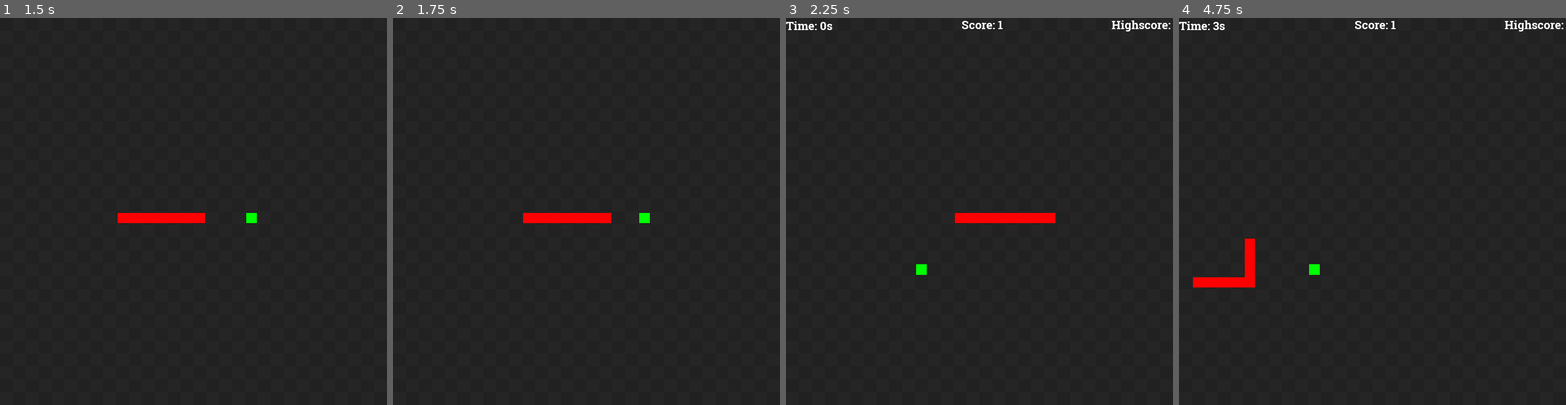
Above: before the commit, frames 1-4 (left to right).
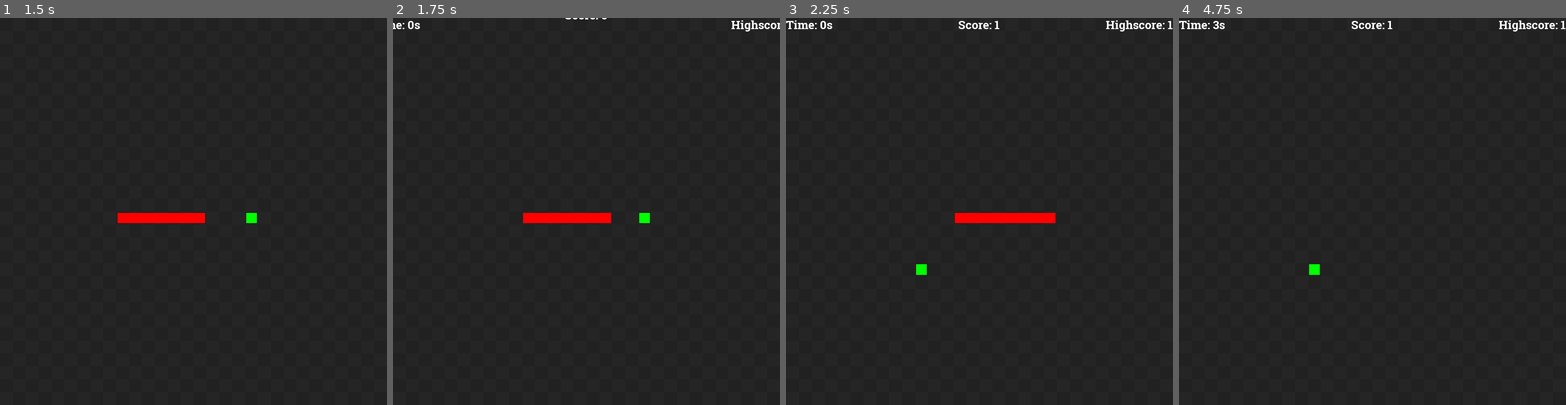
Above: after the commit, the same moments.

Repository: vesk4000/Godol-Snake
Game: Godot game, scene res://Level.tscn
The game is run twice, just before and just after one commit, with the same random seed, the same clock (stepped at 60 frames per second) and the same inputs.
Inputs (mouse positions are in pixels of both pictures, inside the frame that each line leads up to):
- Up to frame 1 (1.5 s): click "Play" at 0.5 s; click "Play" at 1.25 s
- Up to frame 2 (1.75 s): no input
- Up to frame 3 (2.25 s): move the mouse to (1064, 192) at 2.02 s; hold Right (ui_right) from 2.03 s (still down); hold Shift (sprint) from 2.03 s (still down)
- Up to frame 4 (4.75 s): move the mouse to (1295, 230) at 2.77 s; release Right (ui_right) at 2.78 s; release Shift (sprint) at 2.78 s; hold Down (ui_down) 2.78-3.53 s; tap Shift (sprint) at 2.85, 4.35 s; move the mouse to (1411, 126) at 3.52 s; hold Right (ui_right) 3.53-4.28 s; hold Shift (sprint) 3.53-4.28 s; move the mouse to (1353, 288) at 4.27 s; hold Up (ui_up) from 4.28 s (still down)

Frame 1 is identical in both runs. In frame 2, 0.3% of the frame differs, in the area x 0-100%, y 0-4%; in frame 3, 0.5%; in frame 4, 1.2%, in the area x 0-100%, y 0-70%.

Commit message:
Change HUD UI

Diff:
--- a/Godol' Snake/Fruit.gd
+++ b/Godol' Snake/Fruit.gd
@@ -28,8 +28,8 @@
 	position = _pos
 
 func _random_position() -> Vector2:
-	var _ans = Vector2(Global.rng.randi_range(0, floor(Global.screen_width / Global.tile_size)),
-		Global.rng.randi_range(0, floor(Global.screen_height / Global.tile_size)))
+	var _ans = Vector2(Global.rng.randi_range(0, floor(Global.base_width / Global.tile_size)),
+		Global.rng.randi_range(0, floor(Global.base_height / Global.tile_size)))
 	_ans.x = _ans.x * Global.tile_size
 	_ans.y = _ans.y * Global.tile_size
 	return _ans
--- a/Godol' Snake/Global.gd
+++ b/Godol' Snake/Global.gd
@@ -11,34 +11,72 @@
 
 const FlickerNode = preload("res://Flicker.tscn")
 
+var save_path = "user://save.cfg"
+var config = ConfigFile.new()
+var load_response = config.load(save_path)
+
+var highscore = 0 setget _set_highscore, _get_highscore
+func _set_highscore(_highscore):
+	highscore = _highscore
+	print(load_response)
+	print(OK)
+	if load_response == OK:
+		config.set_value("PlayerData", "Highscore", _highscore)
+		config.save(save_path)
+func _get_highscore():
+	if load_response == OK:
+		highscore = config.get_value("PlayerData", "Highscore")
+	return highscore
+
 func _ready():
-	pass
+	if load_response == OK:
+		if not config.has_section_key("PlayerData", "Highscore"):
+			config.set_value("PlayerData", "Highscore", 0)
+			config.save(save_path)
 
 func restart():
 	SnakeHead = get_node("../Level/Node2D/SnakeHead")
 
 # Globalise screen_width and screen_height
-var screen_width = ProjectSettings.get_setting("display/window/size/width") \
+var screen_width = ProjectSettings.get_setting("display/window/size/test_width") \
 		setget _set_screen_width, _get_screen_width
 func _set_screen_width(var _new_value):
 	screen_width = _new_value
-	ProjectSettings.set_setting("display/window/size/width", _new_value)
+	ProjectSettings.set_setting("display/window/size/test_width", _new_value)
 	OS.window_size = Vector2(_new_value, OS.window_size.y)
 func _get_screen_width():
-	return ProjectSettings.get_setting("display/window/size/width")
-var screen_height = ProjectSettings.get_setting("display/window/size/height") \
+	return ProjectSettings.get_setting("display/window/size/test_width")
+var screen_height = ProjectSettings.get_setting("display/window/size/test_height") \
 		setget _set_screen_height, _get_screen_height
 func _set_screen_height(var _new_value):
 	screen_height = _new_value
+	ProjectSettings.set_setting("display/window/size/test_height", _new_value)
+	OS.window_size = Vector2(OS.window_size.x, _new_value)
+func _get_screen_height():
+	return ProjectSettings.get_setting("display/window/size/test_height")
+
+# Globalise base_width and base_height
+var base_width = ProjectSettings.get_setting("display/window/size/width") \
+		setget _set_base_width, _get_base_width
+func _set_base_width(var _new_value):
+	base_width = _new_value
+	ProjectSettings.set_setting("display/window/size/width", _new_value)
+	OS.window_size = Vector2(_new_value, OS.window_size.y)
+func _get_base_width():
+	return ProjectSettings.get_setting("display/window/size/width")
+var base_height = ProjectSettings.get_setting("display/window/size/height") \
+		setget _set_base_height, _get_base_height
+func _set_base_height(var _new_value):
+	base_height = _new_value
 	ProjectSettings.set_setting("display/window/size/height", _new_value)
 	OS.window_size = Vector2(OS.window_size.x, _new_value)
-func _get_screen_height():
+func _get_base_height():
 	return ProjectSettings.get_setting("display/window/size/height")
 
 const MenuPause = preload("res://UI/MenuPause.tscn")
 
 func _process(_delta):
-	if Input.is_action_just_pressed("pause") and SnakeHead.game_state != SnakeHead.GameStates.PAUSED:
+	if Input.is_action_just_pressed("pause") and SnakeHead.game_state == SnakeHead.GameStates.RUNNING:
 		SnakeHead.game_state = SnakeHead.GameStates.PAUSED
 		var menu_pause = MenuPause.instance()
 		get_parent().get_node("Level/GUI").add_child(menu_pause)
--- a/Godol' Snake/SnakeHead.gd
+++ b/Godol' Snake/SnakeHead.gd
@@ -2,7 +2,7 @@
 
 
 # Game states
-enum GameStates {PAUSED, RUNNING, DYING, DIED}
+enum GameStates {PAUSED, RUNNING, DYING, DIED, WINNING, WON}
 var game_state = GameStates.PAUSED
 var game_has_started = false
 
@@ -33,6 +33,7 @@
 # Death
 var flicker
 const GameOverMenu = preload("res://UI/GameOverMenu.tscn")
+const YouWinMenu = preload("res://UI/YouWinMenu.tscn")
 
 # Setup
 func _ready():
@@ -61,10 +62,10 @@
 	# Handle time
 	time += delta
 	if(time >= 60):
-		get_parent().get_parent().get_node("GUI/HUD/Time").text = \
+		get_parent().get_parent().get_node("GUI/HUD/HBoxContainer/Time").text = \
 				"Time: " + str(int(time) / 60) + "m " + str(int(time) % 60) + "s"
 	else:
-		get_parent().get_parent().get_node("GUI/HUD/Time").text = \
+		get_parent().get_parent().get_node("GUI/HUD/HBoxContainer/Time").text = \
 				"Time: " + str(int(time)) + "s"
 
 	# Handle Direction
@@ -80,6 +81,11 @@
 	fps_counter += 1
 	if fps_counter >= move_frames_per_forced_frame:
 		fps_counter = 0
+
+		# Check for Win
+		if tail.size() + 1 >= (Global.base_height / Global.tile_size) * (Global.base_height / Global.tile_size):
+			win()
+			return
 
 		# Check for collision with the rest of the snake
 		var has_collided = false
@@ -133,22 +139,35 @@
 	Global.quick_timer(self, 3, "has_died")
 	flicker = Global.quick_flicker(self, 0.25, "hide_snake", "show_snake")
 
-func hide_snake():
-	self.visible = false
-	for i in range(tail.size()):
-		tail[i].visible = false
-
-func show_snake():
-	self.visible = true
-	for i in range(tail.size()):
-		tail[i].visible = true
-
 func has_died():
 	flicker.queue_free()
 	call_deferred("show_snake")
 	game_state = GameStates.DIED
 	var game_over_menu = GameOverMenu.instance()
 	get_node("../../GUI").add_child(game_over_menu)
+
+# Handle Win
+func win():
+	game_state = GameStates.WINNING
+	Global.quick_timer(self, 3, "has_won")
+	flicker = Global.quick_flicker(self, 0.15, "hide_snake", "show_snake")
+
+func has_won():
+	flicker.queue_free()
+	call_deferred("show_snake")
+	game_state = GameStates.WON
+	var you_win_menu = YouWinMenu.instance()
+	get_node("../../GUI").add_child(you_win_menu)
+
+func hide_snake():
+	self.visible = false
+	for i in range(tail.size()):
+		tail[i].visible = false
+
+func show_snake():
+	self.visible = true
+	for i in range(tail.size()):
+		tail[i].visible = true
 
 
 # Gets the input and sets the direction of the snake accordingly
@@ -178,7 +197,9 @@
 func _eat_fruit():
 	tail_to_add += 1
 	score += 1
-	get_parent().get_parent().get_node("GUI/HUD/Score").text = "Score: " + str(score)
+	get_parent().get_parent().get_node("GUI/HUD/HBoxContainer/Score").text = "Score: " + str(score)
+	if score > Global.highscore:
+		Global.highscore = score
 
 # Animate each part of the snake
 # checks where the _check part of the snake is comapred to the _root
--- a/Godol' Snake/UI/HUD.gd
+++ b/Godol' Snake/UI/HUD.gd
@@ -1,6 +1,14 @@
 extends Control
 
 func _ready():
-	Global.quick_tween(get_node("Time"), "anchor_left", -0.5, 0, 0.5)
-	Global.quick_tween(get_node("Score"), "anchor_top", -0.5, 0, 0.5)
-	Global.quick_tween(get_node("Highscore"), "anchor_left", 1.5, 1, 0.5)
+#	Global.quick_tween(get_node("Time"), "anchor_left", -0.5, 0, 0.5)
+#	Global.quick_tween(get_node("Score"), "anchor_top", -0.5, 0, 0.5)
+#	Global.quick_tween(get_node("Highscore"), "anchor_left", 1.5, 1, 0.5)
+	Global.quick_tween($HBoxContainer, "anchor_top", -0.1, 0, 0.2)
+	Global.quick_tween($HBoxContainer, "anchor_left", -0.2, 0, 0.2)
+	Global.quick_tween($HBoxContainer, "anchor_right", 0.2, 0, 0.2)
+
+func _process(_delta):
+	$HBoxContainer/Highscore.text = "Highscore: " + str(Global.highscore)
+#	$Highscore.text = str(Global.highscore)
+#	print(Global.highscore)
--- a/Godol' Snake/UI/HUD.tscn
+++ b/Godol' Snake/UI/HUD.tscn
@@ -13,35 +13,49 @@
 "_edit_use_anchors_": false
 }
 
-[node name="Time" type="Label" parent="."]
-margin_top = 1.0
-margin_right = 53.0
-margin_bottom = 21.0
-custom_fonts/font = ExtResource( 2 )
-text = "Time: "
+[node name="HBoxContainer" type="HBoxContainer" parent="."]
+margin_right = 600.0
+margin_bottom = 20.0
+size_flags_horizontal = 3
 __meta__ = {
 "_edit_use_anchors_": false
 }
 
-[node name="Score" type="Label" parent="."]
-anchor_left = 0.5
-anchor_right = 0.5
-margin_left = -28.0
-margin_right = 28.0
+[node name="Time" type="Label" parent="HBoxContainer"]
+margin_right = 197.0
 margin_bottom = 20.0
+size_flags_horizontal = 3
+size_flags_vertical = 3
 custom_fonts/font = ExtResource( 2 )
-text = "Score: 0"
+text = "Time: "
+valign = 2
 __meta__ = {
 "_edit_use_anchors_": false
 }
 
-[node name="Highscore" type="Label" parent="."]
-anchor_left = 1.0
-anchor_right = 1.0
-margin_left = -95.0
+[node name="Score" type="Label" parent="HBoxContainer"]
+margin_left = 201.0
+margin_right = 398.0
 margin_bottom = 20.0
+size_flags_horizontal = 3
+size_flags_vertical = 3
 custom_fonts/font = ExtResource( 2 )
-text = "Highscore: "
+text = "Score: 0"
+align = 1
 __meta__ = {
 "_edit_use_anchors_": false
 }
+
+[node name="Highscore" type="Label" parent="HBoxContainer"]
+margin_left = 402.0
+margin_right = 600.0
+margin_bottom = 20.0
+size_flags_horizontal = 3
+size_flags_vertical = 3
+custom_fonts/font = ExtResource( 2 )
+text = "Highscore:"
+align = 2
+valign = 2
+__meta__ = {
+"_edit_use_anchors_": false
+}
--- /dev/null
+++ b/Godol' Snake/UI/YouWinMenu.tscn
@@ -0,0 +1,10 @@
+[gd_scene load_steps=2 format=2]
+
+[ext_resource path="res://UI/GameOverMenu.tscn" type="PackedScene" id=1]
+
+[node name="YouWinMenu" instance=ExtResource( 1 )]
+
+[node name="Label" parent="VBoxContainer/CenterContainer" index="0"]
+margin_left = 155.0
+margin_right = 445.0
+text = "You Win"
